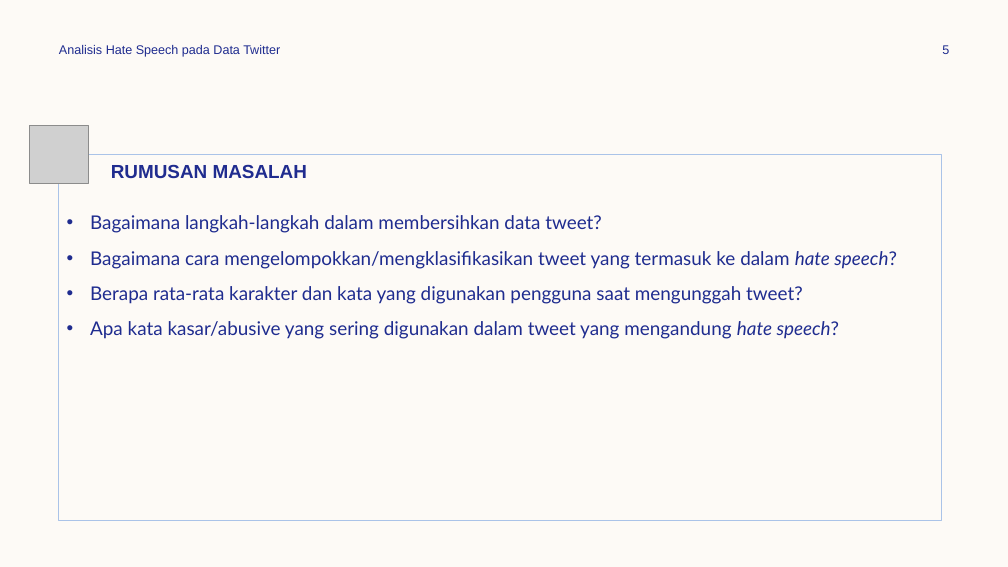
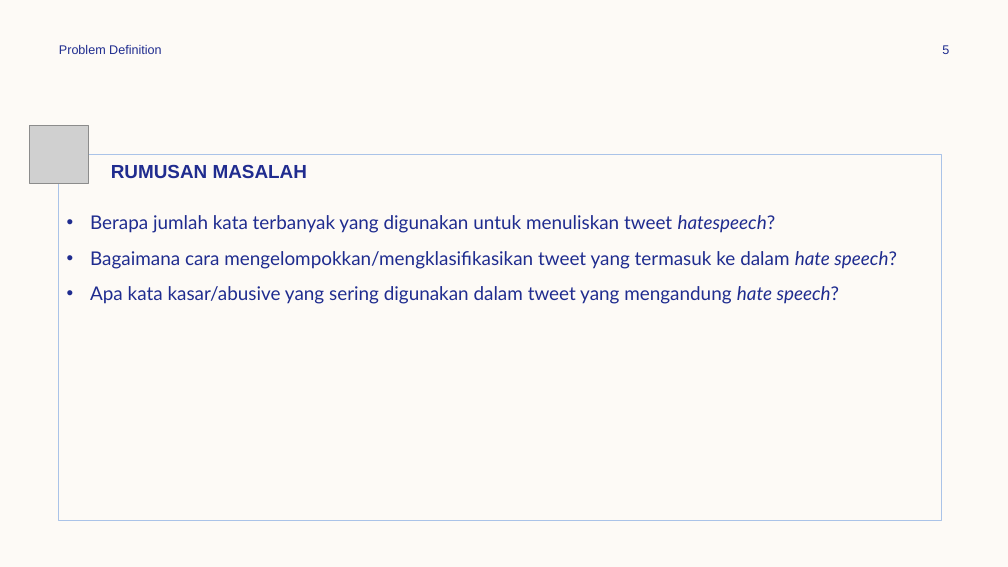
Before and after one commit to emaapriliana/gold-challenge, a slide deck: slide 5 of challenge binar.pptx. Drawn at 1008x567 pixels with LibreOffice and Linux fonts; fonts in the diff are those of the drawing; grey boxes stand for pictures. Boxes give left, top, right and bottom in pixels: in the first picture for what was removed or moved away, otherwise in the second. Text is boxed around its words. In the diff, an @@ line names an element or a change of style, - is before the commit and + after.

Commit message:
analisis dan report

```diff
--- a/challenge binar.pptx
+++ b/challenge binar.pptx
@@ text at [59, 45, 161, 54]: text changed @@
-Analisis Hate Speech pada Data Twitter
+Problem Definition
@@ text at [90, 215, 776, 233]: text changed @@
-• Bagaimana langkah-langkah dalam membersihkan data tweet?
+• Berapa jumlah kata terbanyak yang digunakan untuk menuliskan tweet hatespeech?
@@ text at [90, 286, 803, 304]: paragraph removed @@
-• Berapa rata-rata karakter dan kata yang digunakan pengguna saat mengunggah tweet?
```
Also in this commit, not shown: 7 other slides changed, 22 slides added, 2 slides removed, 1 other file.
